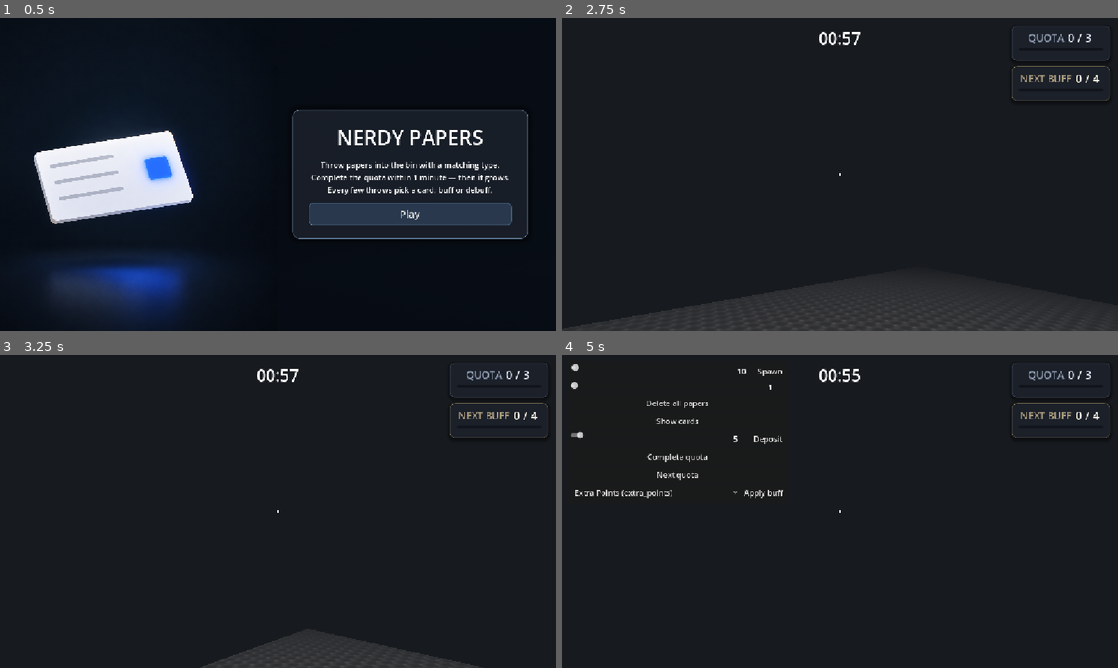
Above: before the commit, frames 1-4 (two rows, left to right).
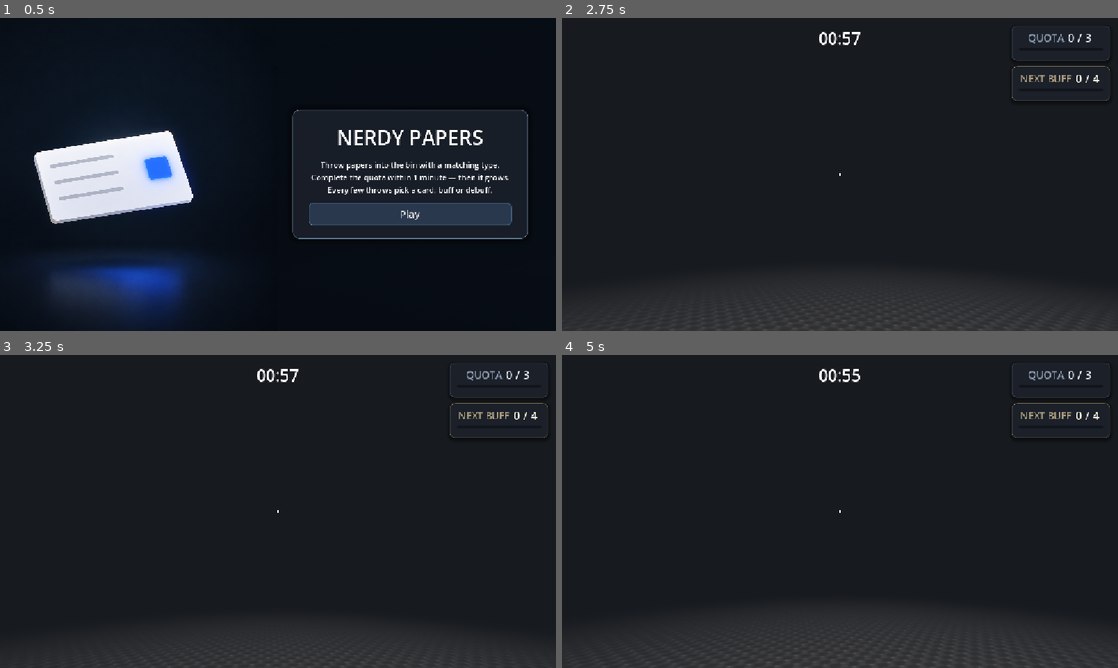
Above: after the commit, the same moments.

Repository: AvSBF/nerdy-papers
Game: Godot game, scene res://Scenes/World.tscn
Two runs of this game, one before a commit and one after it. Both use one fixed random seed, a clock stepped at 60 frames per second and the inputs below.
Inputs (mouse positions are in pixels of both pictures, inside the frame that each line leads up to):
- Up to frame 1 (0.5 s): no input
- Up to frame 2 (2.75 s): click "Play" at 0.5 s; tap Enter at 1.25 s; move the mouse to (867, 174) at 1.27 s; hold E (interact) 1.28-2.03 s; hold W (key_forward) from 1.28 s (still down); tap Space at 2 s; move the mouse to (812, 174) at 2.02 s; tap G (throw) at 2.1 s
- Up to frame 3 (3.25 s): keep holding W (key_forward); move the mouse to (289, 505) at 2.77 s; hold E (interact) from 2.78 s (still down)
- Up to frame 4 (5 s): keep holding W (key_forward); move the mouse to (834, 517) at 3.52 s; release E (interact) at 3.53 s; tap G (throw) at 3.6 s; move the mouse to (878, 514) at 4.27 s; hold E (interact) from 4.28 s (still down); tap F2 (debug_menu) at 4.9 s

Frame 1 is identical in both runs. In frame 2, 0.1% of the frame differs, in the area x 0-40%, y 86-100%; in frame 3, 1.5%; in frame 4, 8.9%, in the area x 0-100%, y 2-100%.

Commit message:
chore: add fog overlay script, scene tweaks and doc assets

Diff:
--- a/Scenes/World.tscn
+++ b/Scenes/World.tscn
@@ -29,15 +29,15 @@
 
 [sub_resource type="ShaderMaterial" id="ShaderMaterial_pix"]
 shader = ExtResource("9_pixshader")
-shader_uniforms/pixel_size = 0.1
-shader_uniforms/grain_strength = 0.06
+shader_parameter/pixel_size = 0.1
+shader_parameter/grain_strength = 0.06
 
 [node name="World" type="Node3D" unique_id=533226924]
 
 [node name="Floor" type="Node3D" parent="." unique_id=1762117558]
 
 [node name="Floor" parent="Floor" unique_id=2001025901 instance=ExtResource("1_5cjrv")]
-transform = Transform3D(20, 0, 0, 0, 0.05, 0, 0, 0, 20, 0, 0, 0)
+transform = Transform3D(68, 0, 0, 0, 0.05, 0, 0, 0, 68, 0, 0, 0)
 
 [node name="WorldEnvironment" type="WorldEnvironment" parent="." unique_id=771962969]
 environment = SubResource("Environment_mmoe8")
@@ -76,24 +76,24 @@
 
 [node name="BuffUi" parent="." unique_id=85365021 instance=ExtResource("8_uo7di")]
 
-[node name="ScreenEffects" type="CanvasLayer" parent="."]
+[node name="ScreenEffects" type="CanvasLayer" parent="." unique_id=8276007]
 layer = 0
 script = ExtResource("10_pixscript")
 
-[node name="EffectsRect" type="ColorRect" parent="ScreenEffects"]
+[node name="EffectsRect" type="ColorRect" parent="ScreenEffects" unique_id=2078796402]
+material = SubResource("ShaderMaterial_pix")
 anchors_preset = 15
 anchor_right = 1.0
 anchor_bottom = 1.0
 grow_horizontal = 2
 grow_vertical = 2
 mouse_filter = 2
-material = SubResource("ShaderMaterial_pix")
 color = Color(0, 0, 0, 0)
 
 [node name="Round Controller" type="Node" parent="." unique_id=944369856 groups=["round_controller"]]
 script = ExtResource("8_q2d71")
 quota_growth_range = Vector2(1.5, 2.5)
 
-[node name="Menus" parent="." instance=ExtResource("11_menus")]
+[node name="Menus" parent="." unique_id=2027596602 instance=ExtResource("11_menus")]
 
-[node name="Borders" parent="." instance=ExtResource("12_borders")]
+[node name="Borders" parent="." unique_id=924596438 instance=ExtResource("12_borders")]
--- a/Scripts/UI/debug_menu.gd
+++ b/Scripts/UI/debug_menu.gd
@@ -76,6 +76,7 @@
 
 func _unhandled_input(event: InputEvent) -> void:
 	if event.is_action_pressed("debug_menu"):
+		return
 		_toggle_menu()
 		get_viewport().set_input_as_handled()
 	elif event.is_action_pressed("ui_cancel") and panel.visible:
--- /dev/null
+++ b/Scripts/UI/fog_overlay.gd
@@ -0,0 +1,19 @@
+extends CanvasLayer
+
+var _round : Node
+var _mat : ShaderMaterial
+
+func _ready() -> void:
+	_round = get_tree().get_first_node_in_group("round_controller")
+	var rect := $FogRect as ColorRect
+	_mat = rect.material as ShaderMaterial
+
+func _process(_delta: float) -> void:
+	var enabled : bool = _round != null and _round.fog_enabled
+	$FogRect.visible = enabled
+	if not enabled:
+		return
+	_mat.set_shader_parameter("jitter", Vector2(
+		randf_range(-0.02, 0.02),
+		randf_range(-0.02, 0.02)
+	))
Not shown: 1 places in Scenes/World.tscn that only renumber resources
Not shown, added: Scripts/UI/fog_overlay.gd.uid
Binary file added: doc/assets/Buff Card.png
Not shown, added: doc/assets/Buff Card.png.import
Binary file added: doc/assets/Paper Creating Table.png
Not shown, added: doc/assets/Paper Creating Table.png.import
Binary file added: doc/assets/Paper Storage.png
Not shown, added: doc/assets/Paper Storage.png.import
Binary file added: doc/assets/cards.png
Not shown, added: doc/assets/cards.png.import
